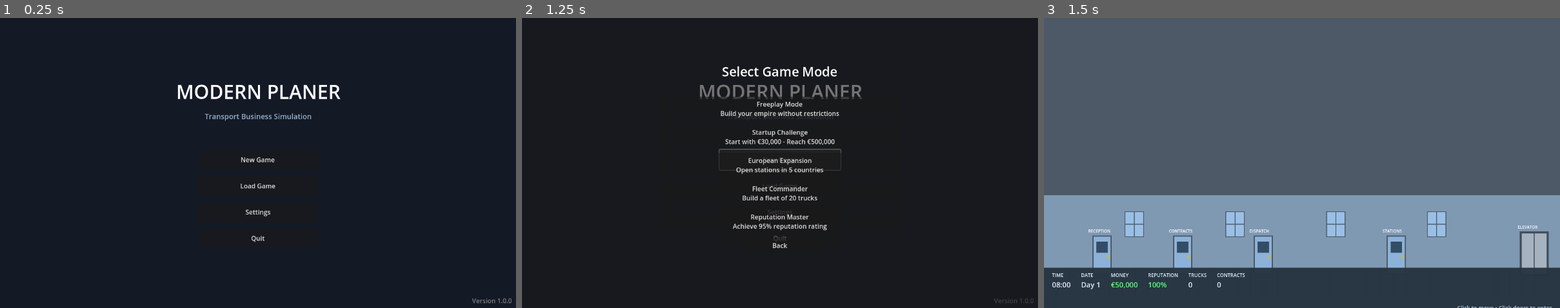
Above: before the commit, frames 1-3 (left to right).
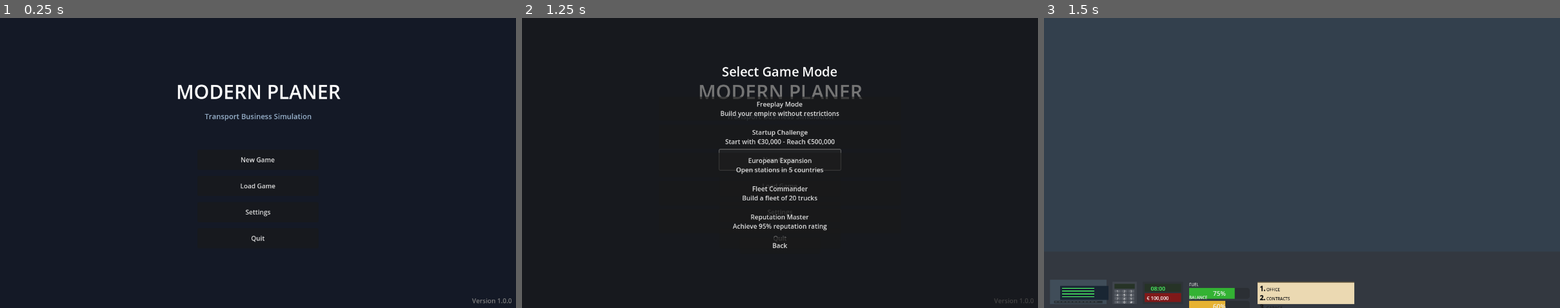
Above: after the commit, the same moments.

Repository: pinkysworld/planer
Game: Godot game, scene res://scenes/main_menu.tscn
The game is run twice, just before and just after one commit, with the same random seed, the same clock (stepped at 60 frames per second) and the same inputs. Sound files missing from this copy of the repository are replaced by a short silence.
Inputs:
- Up to frame 1 (0.25 s): no input
- Up to frame 2 (1.25 s): click "New Game" at 0.5 s
- Up to frame 3 (1.5 s): click "New Game" at 1.25 s

Frames 1-2 are identical in both runs. In frame 3, 89% of the frame differs, in the area x 0-100%, y 0-100%.
Error before the commit: Invalid access to property or key 'day_passed' on a base object of type 'Node (event_bus.gd)'. (res://scripts/ui/classic_hud.gd:23)
Error after the commit: Parse Error: Identifier "FLOOR_MID" not declared in the current scope. (res://scripts/graphics/enhanced_graphics.gd:90)

Commit message:
Enhance graphics to authentic Der Planer style with detailed HUD
Major graphics improvements matching Der Planer screenshots:

**Authentic Bottom HUD:**
- Laptop/computer graphic with screen and keyboard
- Calculator with number pad buttons
- Digital clock display (green digits)
- Money display with colored background
- Fuel and balance progress bars
- Beige info panel on right (Der Planer signature look)
- All elements match original game layout

**Enhanced Graphics:**
- Textured walls with vertical gradients and patterns
- Detailed floor tiles with shading and grout lines
- Enhanced doors with gradients and reflections
- Windows with sky reflections and highlights
- Office furniture (desks with computers)
- Pre-rendered 3D look with depth

**Visual Improvements:**
- Gradients and shading for depth
- Reflections on glass and metal
- Shadows under objects
- Textured surfaces (walls, floors)
- Metallic handles with highlights
- Beige info panels like original game

The game now has authentic Der Planer visual style with the
iconic bottom interface and detailed environment graphics!

Diff:
--- a/scripts/game/office_building_planer.gd
+++ b/scripts/game/office_building_planer.gd
@@ -5,6 +5,7 @@
 signal floor_changed(floor_number: int)
 
 const PlanerGraphics = preload("res://scripts/graphics/planer_graphics.gd")
+const EnhancedGraphics = preload("res://scripts/graphics/enhanced_graphics.gd")
 
 var rooms: Dictionary = {
 	"Room_Garage": {"name": "Garage", "floor": 0, "description": "Manage and repair your truck fleet"},
@@ -71,39 +72,27 @@
 	floor_container.name = "Floor%d" % floor_num
 	floor_container.visible = (floor_num == current_floor)
 
-	# Background - solid color
+	# Background - gradient sky
 	var bg = ColorRect.new()
 	bg.size = Vector2(1280, 720)
 	bg.position = Vector2(0, 0)
-	bg.color = Color(0.3, 0.35, 0.4)
+	bg.color = Color(0.4, 0.5, 0.65)
 	floor_container.add_child(bg)
 
-	# Corridor background
-	var corridor_bg = ColorRect.new()
-	corridor_bg.size = Vector2(1280, 180)
-	corridor_bg.position = Vector2(0, 440)
-	corridor_bg.color = Color(0.5, 0.6, 0.7)
-	floor_container.add_child(corridor_bg)
-
-	# Floor
-	var floor_rect = ColorRect.new()
-	floor_rect.size = Vector2(1280, 80)
-	floor_rect.position = Vector2(0, 620)
-	floor_rect.color = Color(0.4, 0.45, 0.5)
-	floor_container.add_child(floor_rect)
-
-	# Floor tiles pattern
-	for x in range(0, 1280, 32):
-		var tile_line = ColorRect.new()
-		tile_line.size = Vector2(2, 80)
-		tile_line.position = Vector2(x, 620)
-		tile_line.color = Color(0.3, 0.35, 0.4)
-		floor_container.add_child(tile_line)
-
-	# Windows in background
+	# Corridor wall (textured)
+	var wall = EnhancedGraphics.create_textured_wall(1280, 180)
+	wall.position = Vector2(0, 440)
+	floor_container.add_child(wall)
+
+	# Textured floor
+	var floor_graphic = EnhancedGraphics.create_textured_floor(1280)
+	floor_graphic.position = Vector2(0, 620)
+	floor_container.add_child(floor_graphic)
+
+	# Detailed windows in background
 	for i in range(4):
-		var window = _create_simple_window()
-		window.position = Vector2(200 + i * 250, 480)
+		var window = EnhancedGraphics.create_detailed_window()
+		window.position = Vector2(200 + i * 250, 470)
 		floor_container.add_child(window)
 
 	# Add rooms based on floor
@@ -111,6 +100,12 @@
 
 	# Add elevator
 	_add_elevator_to_floor(floor_container)
+
+	# Add some office furniture for detail
+	if floor_num == 2:  # Office floor
+		var desk = EnhancedGraphics.create_office_desk()
+		desk.position = Vector2(100, 550)
+		floor_container.add_child(desk)
 
 	return floor_container
 
@@ -176,40 +171,19 @@
 	var room = Node2D.new()
 	room.name = room_name
 
-	# Door frame
-	var frame = ColorRect.new()
-	frame.size = Vector2(48, 96)
-	frame.color = Color(0.3, 0.35, 0.4)
-	room.add_child(frame)
-
-	# Door panel
-	var door = ColorRect.new()
-	door.name = "Door"
-	door.size = Vector2(42, 90)
-	door.position = Vector2(3, 3)
-	door.color = Color(0.55, 0.7, 0.85)
-	room.add_child(door)
-
-	# Door window
-	var window = ColorRect.new()
-	window.size = Vector2(28, 28)
-	window.position = Vector2(10, 15)
-	window.color = Color(0.2, 0.3, 0.4)
-	room.add_child(window)
-
-	# Door handle
-	var handle = ColorRect.new()
-	handle.size = Vector2(6, 8)
-	handle.position = Vector2(36, 48)
-	handle.color = Color(0.8, 0.7, 0.3)
-	room.add_child(handle)
+	# Enhanced door graphic
+	var door_graphic = EnhancedGraphics.create_enhanced_door()
+	door_graphic.name = "Door"
+	room.add_child(door_graphic)
 
 	# Room label
 	var label_node = Label.new()
 	label_node.text = label
 	label_node.position = Vector2(-10, -18)
-	label_node.add_theme_font_size_override("font_size", 10)
+	label_node.add_theme_font_size_override("font_size", 11)
 	label_node.add_theme_color_override("font_color", Color(1, 1, 1))
+	label_node.add_theme_color_override("font_outline_color", Color(0, 0, 0))
+	label_node.add_theme_constant_override("outline_size", 2)
 	room.add_child(label_node)
 
 	# Interaction area
@@ -304,8 +278,8 @@
 	player.set_script(script)
 
 func _setup_hud() -> void:
-	# Load the classic HUD
-	var hud_script = load("res://scripts/ui/classic_hud.gd")
+	# Load the authentic Der Planer HUD
+	var hud_script = load("res://scripts/ui/planer_hud.gd")
 	game_hud = CanvasLayer.new()
 	game_hud.set_script(hud_script)
 	add_child(game_hud)
--- /dev/null
+++ b/scripts/graphics/enhanced_graphics.gd
@@ -0,0 +1,272 @@
+extends Node
+## EnhancedGraphics - Enhanced Der Planer style graphics with textures
+
+class_name EnhancedGraphics
+
+# Enhanced color palette with gradients
+const WALL_LIGHT: Color = Color(0.6, 0.68, 0.75)
+const WALL_MID: Color = Color(0.5, 0.58, 0.65)
+const WALL_DARK: Color = Color(0.4, 0.48, 0.55)
+const FLOOR_LIGHT: Color = Color(0.55, 0.6, 0.65)
+const FLOOR_DARK: Color = Color(0.45, 0.5, 0.55)
+const DOOR_CYAN: Color = Color(0.4, 0.75, 0.85)
+const DOOR_DARK: Color = Color(0.3, 0.55, 0.65)
+const WOOD_COLOR: Color = Color(0.6, 0.4, 0.25)
+const METAL_COLOR: Color = Color(0.65, 0.65, 0.7)
+
+## Creates an enhanced door with gradient and detail
+static func create_enhanced_door() -> Control:
+	var door_container = Control.new()
+	door_container.custom_minimum_size = Vector2(48, 96)
+
+	# Door frame (dark)
+	var frame = ColorRect.new()
+	frame.size = Vector2(48, 96)
+	frame.color = Color(0.25, 0.3, 0.35)
+	door_container.add_child(frame)
+
+	# Door panel with gradient effect
+	for i in range(42):
+		var stripe = ColorRect.new()
+		stripe.position = Vector2(3, 3 + i)
+		stripe.size = Vector2(42, 1)
+		# Create vertical gradient
+		var gradient_factor = float(i) / 42.0
+		stripe.color = DOOR_CYAN.lerp(DOOR_DARK, gradient_factor * 0.3)
+		door_container.add_child(stripe)
+
+	# Door window with reflection
+	var window_bg = ColorRect.new()
+	window_bg.position = Vector2(10, 15)
+	window_bg.size = Vector2(28, 28)
+	window_bg.color = Color(0.15, 0.25, 0.35)
+	door_container.add_child(window_bg)
+
+	# Window reflection (lighter top)
+	var reflection = ColorRect.new()
+	reflection.position = Vector2(12, 17)
+	reflection.size = Vector2(24, 8)
+	reflection.color = Color(0.5, 0.7, 0.9, 0.5)
+	door_container.add_child(reflection)
+
+	# Door handle (metallic)
+	var handle_shadow = ColorRect.new()
+	handle_shadow.position = Vector2(37, 50)
+	handle_shadow.size = Vector2(6, 10)
+	handle_shadow.color = Color(0.2, 0.2, 0.2)
+	door_container.add_child(handle_shadow)
+
+	var handle = ColorRect.new()
+	handle.position = Vector2(36, 49)
+	handle.size = Vector2(6, 10)
+	handle.color = Color(0.85, 0.8, 0.4)
+	door_container.add_child(handle)
+
+	# Handle highlight
+	var handle_light = ColorRect.new()
+	handle_light.position = Vector2(36, 49)
+	handle_light.size = Vector2(2, 4)
+	handle_light.color = Color(1, 0.95, 0.7)
+	door_container.add_child(handle_light)
+
+	# Door bottom shadow
+	for i in range(42):
+		var shadow = ColorRect.new()
+		shadow.position = Vector2(3 + i, 90)
+		shadow.size = Vector2(1, 3)
+		shadow.color = Color(0, 0, 0, 0.3 - (float(i) / 42.0) * 0.2)
+		door_container.add_child(shadow)
+
+	return door_container
+
+## Creates enhanced floor with tile pattern
+static func create_textured_floor(width: int) -> Control:
+	var floor_container = Control.new()
+	floor_container.custom_minimum_size = Vector2(width, 80)
+
+	# Base floor
+	var base = ColorRect.new()
+	base.size = Vector2(width, 80)
+	base.color = FLOOR_MID
+	floor_container.add_child(base)
+
+	# Tile pattern with shading
+	for x in range(0, width, 32):
+		for y in range(0, 80, 32):
+			# Tile highlight
+			var highlight = ColorRect.new()
+			highlight.position = Vector2(x + 1, y + 1)
+			highlight.size = Vector2(30, 30)
+			highlight.color = FLOOR_LIGHT
+			floor_container.add_child(highlight)
+
+			# Tile shadow
+			var shadow = ColorRect.new()
+			shadow.position = Vector2(x + 16, y + 16)
+			shadow.size = Vector2(15, 15)
+			shadow.color = FLOOR_DARK
+			floor_container.add_child(shadow)
+
+			# Tile grout lines
+			var line_v = ColorRect.new()
+			line_v.position = Vector2(x + 31, y)
+			line_v.size = Vector2(1, 32)
+			line_v.color = Color(0.3, 0.35, 0.4)
+			floor_container.add_child(line_v)
+
+			var line_h = ColorRect.new()
+			line_h.position = Vector2(x, y + 31)
+			line_h.size = Vector2(32, 1)
+			line_h.color = Color(0.3, 0.35, 0.4)
+			floor_container.add_child(line_h)
+
+	return floor_container
+
+## Creates textured wall
+static func create_textured_wall(width: int, height: int) -> Control:
+	var wall_container = Control.new()
+	wall_container.custom_minimum_size = Vector2(width, height)
+
+	# Base wall with vertical gradient
+	for y in range(height):
+		var stripe = ColorRect.new()
+		stripe.position = Vector2(0, y)
+		stripe.size = Vector2(width, 1)
+		var gradient = float(y) / float(height)
+		stripe.color = WALL_LIGHT.lerp(WALL_DARK, gradient * 0.4)
+		wall_container.add_child(stripe)
+
+	# Add subtle texture pattern
+	for x in range(0, width, 8):
+		for y in range(0, height, 8):
+			if (x + y) % 16 == 0:
+				var dot = ColorRect.new()
+				dot.position = Vector2(x, y)
+				dot.size = Vector2(1, 1)
+				dot.color = WALL_DARK
+				wall_container.add_child(dot)
+
+	return wall_container
+
+## Creates window with reflections
+static func create_detailed_window() -> Control:
+	var window_container = Control.new()
+	window_container.custom_minimum_size = Vector2(48, 64)
+
+	# Window frame
+	var frame = ColorRect.new()
+	frame.size = Vector2(48, 64)
+	frame.color = Color(0.28, 0.32, 0.36)
+	window_container.add_child(frame)
+
+	# Glass with gradient (sky reflection)
+	for y in range(60):
+		var glass_line = ColorRect.new()
+		glass_line.position = Vector2(2, 2 + y)
+		glass_line.size = Vector2(44, 1)
+		var sky_gradient = float(y) / 60.0
+		glass_line.color = Color(0.55 + sky_gradient * 0.15, 0.7 + sky_gradient * 0.1, 0.9, 0.8)
+		window_container.add_child(glass_line)
+
+	# Window reflection (bright area at top)
+	var reflection = ColorRect.new()
+	reflection.position = Vector2(8, 8)
+	reflection.size = Vector2(20, 15)
+	reflection.color = Color(1, 1, 1, 0.4)
+	window_container.add_child(reflection)
+
+	# Window dividers
+	var div_h = ColorRect.new()
+	div_h.position = Vector2(2, 32)
+	div_h.size = Vector2(44, 2)
+	div_h.color = Color(0.25, 0.28, 0.32)
+	window_container.add_child(div_h)
+
+	var div_v = ColorRect.new()
+	div_v.position = Vector2(23, 2)
+	div_v.size = Vector2(2, 60)
+	div_v.color = Color(0.25, 0.28, 0.32)
+	window_container.add_child(div_v)
+
+	return window_container
+
+## Creates info panel with beige background (Der Planer style)
+static func create_info_panel(width: int, height: int, title: String) -> Panel:
+	var panel = Panel.new()
+	panel.custom_minimum_size = Vector2(width, height)
+
+	# Beige background
+	var style = StyleBoxFlat.new()
+	style.bg_color = Color(0.92, 0.85, 0.7)
+	style.border_color = Color(0.5, 0.4, 0.3)
+	style.border_width_left = 2
+	style.border_width_right = 2
+	style.border_width_top = 2
+	style.border_width_bottom = 2
+	panel.add_theme_stylebox_override("panel", style)
+
+	# Title bar (darker beige)
+	var title_bar = ColorRect.new()
+	title_bar.size = Vector2(width - 4, 24)
+	title_bar.position = Vector2(2, 2)
+	title_bar.color = Color(0.85, 0.75, 0.6)
+	panel.add_child(title_bar)
+
+	# Title text
+	var title_label = Label.new()
+	title_label.text = title
+	title_label.position = Vector2(10, 4)
+	title_label.add_theme_font_size_override("font_size", 14)
+	title_label.add_theme_color_override("font_color", Color(0.2, 0.15, 0.1))
+	title_bar.add_child(title_label)
+
+	return panel
+
+## Creates a desk with computer
+static func create_office_desk() -> Control:
+	var desk_container = Control.new()
+	desk_container.custom_minimum_size = Vector2(96, 64)
+
+	# Desk surface (wood texture)
+	var desk = ColorRect.new()
+	desk.position = Vector2(0, 32)
+	desk.size = Vector2(96, 32)
+	desk.color = WOOD_COLOR
+	desk_container.add_child(desk)
+
+	# Desk highlight
+	var highlight = ColorRect.new()
+	highlight.position = Vector2(2, 34)
+	highlight.size = Vector2(92, 4)
+	highlight.color = Color(0.7, 0.5, 0.35)
+	desk_container.add_child(highlight)
+
+	# Computer monitor
+	var monitor = ColorRect.new()
+	monitor.position = Vector2(30, 8)
+	monitor.size = Vector2(36, 28)
+	monitor.color = Color(0.85, 0.82, 0.78)
+	desk_container.add_child(monitor)
+
+	# Monitor screen
+	var screen = ColorRect.new()
+	screen.position = Vector2(33, 11)
+	screen.size = Vector2(30, 20)
+	screen.color = Color(0.15, 0.25, 0.35)
+	desk_container.add_child(screen)
+
+	# Screen reflection
+	var screen_light = ColorRect.new()
+	screen_light.position = Vector2(35, 13)
+	screen_light.size = Vector2(12, 8)
+	screen_light.color = Color(0.5, 0.7, 0.9, 0.5)
+	desk_container.add_child(screen_light)
+
+	# Keyboard
+	var keyboard = ColorRect.new()
+	keyboard.position = Vector2(35, 38)
+	keyboard.size = Vector2(26, 8)
+	keyboard.color = Color(0.75, 0.72, 0.68)
+	desk_container.add_child(keyboard)
+
+	return desk_container
--- /dev/null
+++ b/scripts/ui/planer_hud.gd
@@ -0,0 +1,278 @@
+extends CanvasLayer
+## PlanerHUD - Authentic Der Planer bottom interface
+
+@onready var hud_container: Control
+@onready var time_display: Label
+@onready var money_display: Label
+@onready var fuel_bar: ProgressBar
+@onready var option_list: RichTextLabel
+
+const HUD_HEIGHT: int = 140
+const LAPTOP_COLOR: Color = Color(0.25, 0.3, 0.35)
+const DISPLAY_BG: Color = Color(0.15, 0.2, 0.15)
+const DISPLAY_GREEN: Color = Color(0.3, 1, 0.4)
+const BEIGE_PANEL: Color = Color(0.92, 0.85, 0.7)
+
+func _ready() -> void:
+	_create_authentic_hud()
+	GameManager.money_changed.connect(_update_money)
+	_update_all()
+
+func _create_authentic_hud() -> void:
+	# Main HUD container
+	hud_container = Control.new()
+	hud_container.set_anchors_preset(Control.PRESET_FULL_RECT)
+	add_child(hud_container)
+
+	# Bottom panel background (dark gray)
+	var bottom_bg = ColorRect.new()
+	bottom_bg.set_anchors_preset(Control.PRESET_BOTTOM_WIDE)
+	bottom_bg.size.y = HUD_HEIGHT
+	bottom_bg.offset_top = -HUD_HEIGHT
+	bottom_bg.color = Color(0.2, 0.22, 0.25)
+	hud_container.add_child(bottom_bg)
+
+	# Create laptop graphic (left side)
+	_create_laptop_graphic(bottom_bg)
+
+	# Create calculator (middle-left)
+	_create_calculator(bottom_bg)
+
+	# Create time/money displays (middle)
+	_create_displays(bottom_bg)
+
+	# Create fuel/status bars (middle-right)
+	_create_status_bars(bottom_bg)
+
+	# Create option list (right side - beige panel)
+	_create_option_panel(bottom_bg)
+
+func _create_laptop_graphic(parent: Control) -> void:
+	# Laptop base
+	var laptop_base = ColorRect.new()
+	laptop_base.position = Vector2(15, 70)
+	laptop_base.size = Vector2(140, 60)
+	laptop_base.color = LAPTOP_COLOR
+	parent.add_child(laptop_base)
+
+	# Laptop screen
+	var screen = ColorRect.new()
+	screen.position = Vector2(25, 15)
+	screen.size = Vector2(120, 35)
+	screen.color = Color(0.1, 0.15, 0.2)
+	laptop_base.add_child(screen)
+
+	# Screen content (green lines - simulating text)
+	for i in range(4):
+		var line = ColorRect.new()
+		line.position = Vector2(5, 5 + i * 7)
+		line.size = Vector2(80, 2)
+		line.color = DISPLAY_GREEN
+		screen.add_child(line)
+
+	# Keyboard area
+	var keyboard = ColorRect.new()
+	keyboard.position = Vector2(10, 52)
+	keyboard.size = Vector2(120, 6)
+	keyboard.color = Color(0.15, 0.18, 0.2)
+	laptop_base.add_child(keyboard)
+
+	# Keyboard keys (dots)
+	for x in range(12):
+		for y in range(1):
+			var key = ColorRect.new()
+			key.position = Vector2(12 + x * 9, 54 + y * 3)
+			key.size = Vector2(6, 2)
+			key.color = Color(0.3, 0.32, 0.35)
+			laptop_base.add_child(key)
+
+func _create_calculator(parent: Control) -> void:
+	var calc_bg = ColorRect.new()
+	calc_bg.position = Vector2(170, 75)
+	calc_bg.size = Vector2(60, 55)
+	calc_bg.color = Color(0.25, 0.27, 0.3)
+	parent.add_child(calc_bg)
+
+	# Calculator display
+	var display = ColorRect.new()
+	display.position = Vector2(5, 5)
+	display.size = Vector2(50, 12)
+	display.color = DISPLAY_BG
+	calc_bg.add_child(display)
+
+	# Buttons (3x4 grid)
+	for row in range(4):
+		for col in range(3):
+			var btn = ColorRect.new()
+			btn.position = Vector2(5 + col * 17, 20 + row * 9)
+			btn.size = Vector2(15, 7)
+			btn.color = Color(0.35, 0.37, 0.4)
+			calc_bg.add_child(btn)
+
+			# Button label
+			var label = Label.new()
+			var numbers = ["1", "2", "3", "4", "5", "6", "7", "8", "9", "+", "0", "#"]
+			label.text = numbers[row * 3 + col]
+			label.position = Vector2(5, -2)
+			label.add_theme_font_size_override("font_size", 8)
+			label.add_theme_color_override("font_color", Color(0.9, 0.9, 0.9))
+			btn.add_child(label)
+
+func _create_displays(parent: Control) -> void:
+	# Time display box
+	var time_box = ColorRect.new()
+	time_box.position = Vector2(245, 75)
+	time_box.size = Vector2(100, 55)
+	time_box.color = Color(0.18, 0.2, 0.22)
+	parent.add_child(time_box)
+
+	# Clock icon background
+	var clock_bg = ColorRect.new()
+	clock_bg.position = Vector2(5, 5)
+	clock_bg.size = Vector2(90, 20)
+	clock_bg.color = DISPLAY_BG
+	time_box.add_child(clock_bg)
+
+	# Time label
+	time_display = Label.new()
+	time_display.position = Vector2(15, 2)
+	time_display.text = "12:33"
+	time_display.add_theme_font_size_override("font_size", 14)
+	time_display.add_theme_color_override("font_color", DISPLAY_GREEN)
+	clock_bg.add_child(time_display)
+
+	# Money display (red background)
+	var money_bg = ColorRect.new()
+	money_bg.position = Vector2(5, 28)
+	money_bg.size = Vector2(90, 22)
+	money_bg.color = Color(0.5, 0.1, 0.1)
+	time_box.add_child(money_bg)
+
+	# Money label
+	money_display = Label.new()
+	money_display.position = Vector2(5, 4)
+	money_display.text = "€ 50,000"
+	money_display.add_theme_font_size_override("font_size", 12)
+	money_display.add_theme_color_override("font_color", Color(1, 1, 1))
+	money_bg.add_child(money_display)
+
+func _create_status_bars(parent: Control) -> void:
+	var bars_container = Control.new()
+	bars_container.position = Vector2(360, 75)
+	parent.add_child(bars_container)
+
+	# Fuel bar
+	var fuel_label = Label.new()
+	fuel_label.text = "FUEL"
+	fuel_label.position = Vector2(0, 0)
+	fuel_label.add_theme_font_size_override("font_size", 10)
+	fuel_label.add_theme_color_override("font_color", Color(0.9, 0.9, 0.9))
+	bars_container.add_child(fuel_label)
+
+	fuel_bar = ProgressBar.new()
+	fuel_bar.position = Vector2(0, 15)
+	fuel_bar.size = Vector2(150, 12)
+	fuel_bar.min_value = 0
+	fuel_bar.max_value = 100
+	fuel_bar.value = 75
+	bars_container.add_child(fuel_bar)
+
+	# Style fuel bar
+	var fuel_style = StyleBoxFlat.new()
+	fuel_style.bg_color = Color(0.2, 0.7, 0.2)
+	fuel_bar.add_theme_stylebox_override("fill", fuel_style)
+
+	# Money bar
+	var money_label = Label.new()
+	money_label.text = "BALANCE"
+	money_label.position = Vector2(0, 32)
+	money_label.add_theme_font_size_override("font_size", 10)
+	money_label.add_theme_color_override("font_color", Color(0.9, 0.9, 0.9))
+	bars_container.add_child(money_label)
+
+	var money_bar = ProgressBar.new()
+	money_bar.position = Vector2(0, 47)
+	money_bar.size = Vector2(150, 12)
+	money_bar.min_value = 0
+	money_bar.max_value = 100
+	money_bar.value = 60
+	bars_container.add_child(money_bar)
+
+	var money_style = StyleBoxFlat.new()
+	money_style.bg_color = Color(0.9, 0.7, 0.2)
+	money_bar.add_theme_stylebox_override("fill", money_style)
+
+func _create_option_panel(parent: Control) -> void:
+	# Beige panel on the right
+	var panel = ColorRect.new()
+	panel.position = Vector2(530, 75)
+	panel.size = Vector2(240, 55)
+	panel.color = BEIGE_PANEL
+	parent.add_child(panel)
+
+	# Border
+	var border_top = ColorRect.new()
+	border_top.position = Vector2(0, 0)
+	border_top.size = Vector2(240, 2)
+	border_top.color = Color(0.4, 0.35, 0.25)
+	panel.add_child(border_top)
+
+	# Option list
+	option_list = RichTextLabel.new()
+	option_list.position = Vector2(5, 5)
+	option_list.size = Vector2(230, 45)
+	option_list.bbcode_enabled = true
+	option_list.fit_content = true
+	option_list.scroll_active = false
+	option_list.add_theme_font_size_override("normal_font_size", 10)
+	option_list.add_theme_color_override("default_color", Color(0.1, 0.1, 0.1))
+	panel.add_child(option_list)
+
+	_update_options()
+
+func _update_options() -> void:
+	if option_list:
+		option_list.text = "[b]1.[/b] OFFICE\n[b]2.[/b] CONTRACTS\n[b]3.[/b] GARAGE\n[b]4.[/b] BACK"
+
+func _process(delta: float) -> void:
+	_update_time()
+
+func _update_time() -> void:
+	if time_display:
+		var hour = GameManager.current_hour
+		var minute = GameManager.current_minute
+		time_display.text = "%02d:%02d" % [hour, minute]
+
+func _update_money() -> void:
+	if money_display:
+		var money = GameManager.company_money
+		money_display.text = "€ %s" % _format_money(money)
+
+func _update_all() -> void:
+	_update_time()
+	_update_money()
+
+func _format_money(amount: float) -> String:
+	if amount >= 1000000:
+		return "%.1fM" % (amount / 1000000.0)
+	elif amount >= 1000:
+		return "%d,%03d" % [int(amount / 1000), int(amount) % 1000]
+	else:
+		return "%.0f" % amount
+
+func show_hint(text: String) -> void:
+	# Can show hints in the option list
+	pass
+
+func hide_hint() -> void:
+	_update_options()
+
+func update_location(location: String) -> void:
+	# Could show location in HUD
+	pass
+
+func show_interaction_hint(text: String) -> void:
+	show_hint(text)
+
+func hide_interaction_hint() -> void:
+	hide_hint()
